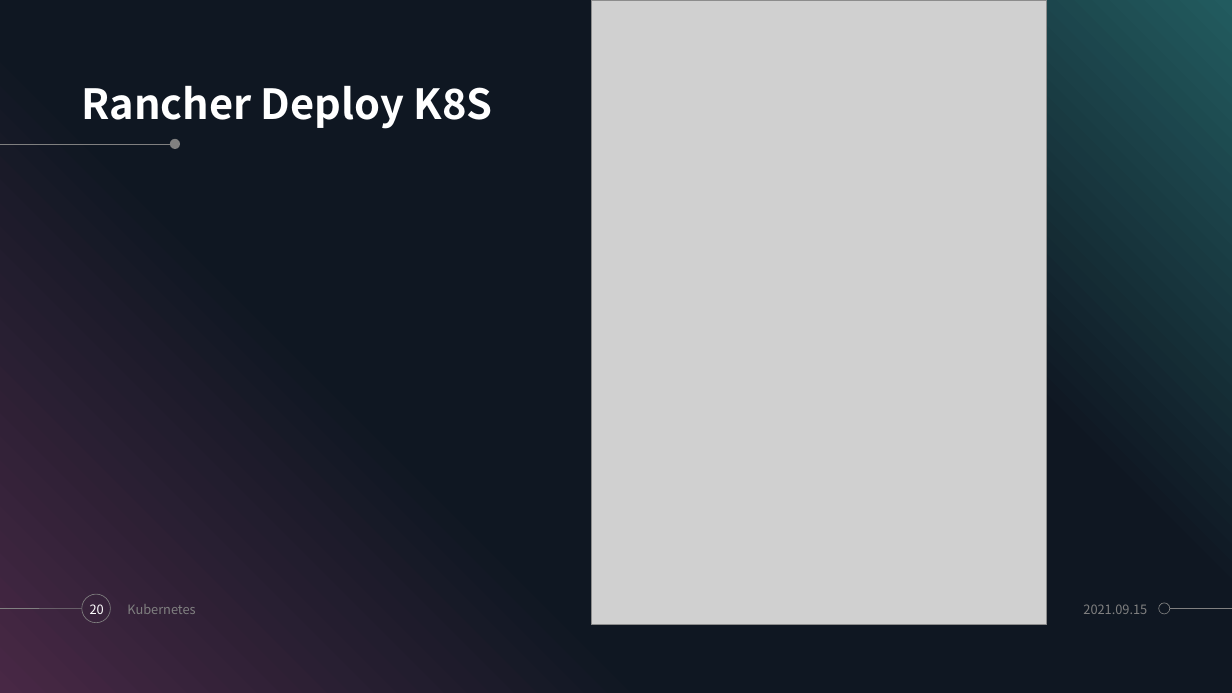
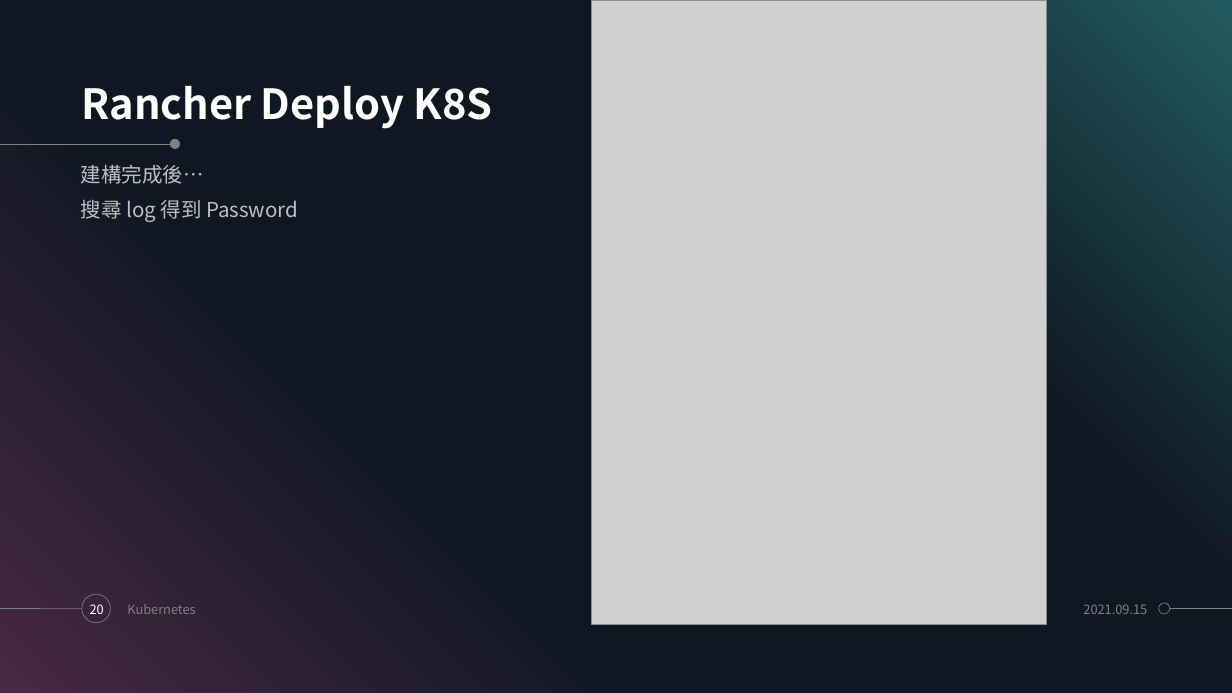
Before and after one commit to rvit2/learning_k8s, a slide deck: slide 20 of Docker & Kubernetes.pptm. Drawn at 1232x693 pixels with LibreOffice and Linux fonts; fonts in the diff are those of the drawing; grey boxes stand for pictures. Boxes give left, top, right and bottom in pixels: in the first picture for what was removed or moved away, otherwise in the second. Text is boxed around its words. In the diff, an @@ line names an element or a change of style, - is before the commit and + after.

```diff
--- a/Docker & Kubernetes.pptm
+++ b/Docker & Kubernetes.pptm
@@ text added at (81,165,298,222), 16 pt, text #BFBFBF @@
+建構完成後…
+搜尋 log 得到 Password
```
Also in this commit, not shown: 2 other slides changed.
